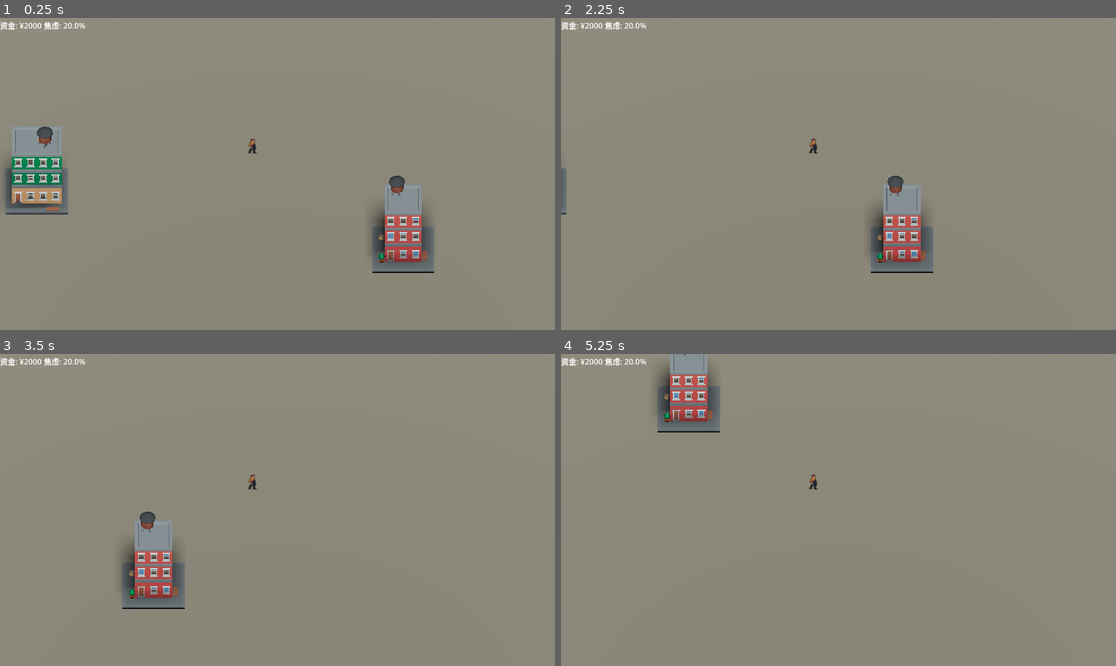
Above: before the commit, frames 1-4 (two rows, left to right).
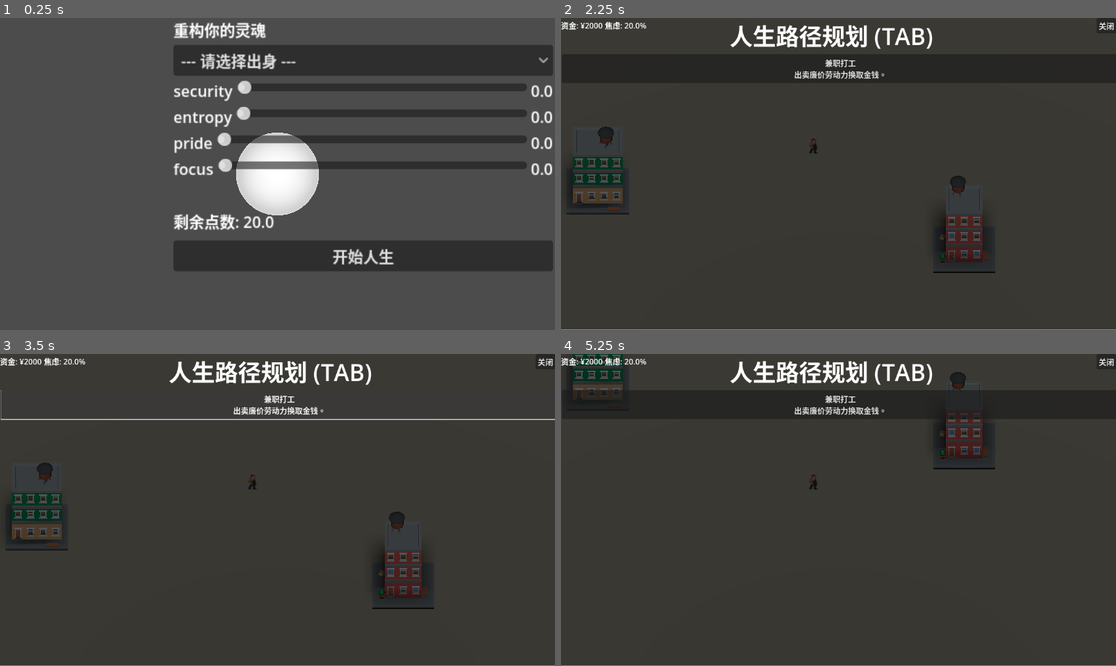
Above: after the commit, the same moments.

Repository: robertzq/project-refactor
Game: Godot game, scene res://_Scenes/Scene_SoulSculpt.tscn
Same seed, same stepped clock (60 frames per second), same inputs: the game is played once before the commit and once after it. Before the commit the project starts from res://_Scenes/MainWorld.tscn.
Inputs (mouse positions are in pixels of both pictures, inside the frame that each line leads up to):
- Up to frame 1 (0.25 s): no input
- Up to frame 2 (2.25 s): click (921, 61) at 0.5 s, where only the run after the commit has a clickable "--- 请选择出身 ---"; click (921, 255) at 1.25 s, where only the run after the commit has a clickable "开始人生"; tap Enter at 2 s; hold Right (ui_right) from 2.03 s (still down); hold Tab (ui_focus_next) from 2.03 s (still down)
- Up to frame 3 (3.5 s): release Right (ui_right) at 2.75 s; release Tab (ui_focus_next) at 2.75 s; click (277, 403) at 2.75 s, where only the run after the commit has a clickable "兼职打工 出卖廉价劳动力换取金钱。"
- Up to frame 4 (5.25 s): click (1104, 360) at 3.5 s, where only the run after the commit has a clickable "关闭"; tap Space at 4.25 s; hold Down (ui_down) 4.28-5.03 s; tap Tab (ui_focus_next) at 4.35 s; hold Right (ui_right) from 5.03 s (still down); hold Tab (ui_focus_next) from 5.03 s (still down)

The runs differ from the first frame. In frame 1, 98% of the frame differs, in the area x 0-100%, y 0-100%; in frame 2, 99%; in frame 3, 99%; in frame 4, 99%.

Commit message:
加入灵魂捏脸雏形，人生性格职业路线，还有发展树

Diff:
--- a/_Autoload/Global.gd
+++ b/_Autoload/Global.gd
@@ -14,6 +14,94 @@
 # --- 事件数据库 ---
 # 结构: { "事件ID": { name, type, desc... } }
 var event_db = {}
+# 核心灵魂属性 (0-10)
+var soul_stats = {
+	"security": 3,  # 安全感: 决定抗压能力
+	"entropy": 3,   # 信息熵: 决定视野广度
+	"pride": 5,     # 自尊: 决定精神杠杆
+	"focus": 5      # 执行力: 决定长线效率
+}
+# --- 迷雾树配置 (Life Path Tree) ---
+# visibility_req: 解锁视野需要的属性阈值
+#   - entropy: 信息熵 (见世面)
+#   - security: 安全感 (兜底能力)
+# cost: 执行需要的资源 (比如钱/沉淀值)
+
+var life_path_db = {
+	"part_time": {
+		"name": "兼职打工",
+		"desc": "出卖廉价劳动力换取金钱。",
+		"type": "work",
+		"req_entropy": 0,   # 谁都知道能打工
+		"req_security": 0,
+		"status": "unlocked" # 默认解锁
+	},
+	"postgrad": {
+		"name": "国内考研",
+		"desc": "千军万马过独木桥，延缓就业压力。",
+		"type": "study",
+		"req_entropy": 2,   # 稍微有点认知就知道考研
+		"req_security": 3,  # 需要一点家里支持(不能马上工作)
+		"status": "locked"
+	},
+	"study_abroad": {
+		"name": "出国留学",
+		"desc": "去看看外面的世界。需要极高的认知和家底。",
+		"type": "study",
+		"req_entropy": 8,   # 【高门槛】没见过世面的人根本想不到这条路
+		"req_security": 6,  # 【高门槛】没钱不敢想
+		"status": "locked"
+	},
+	"startup": {
+		"name": "休学创业",
+		"desc": "九死一生的赌博。要么财富自由，要么负债累累。",
+		"type": "risk",
+		"req_entropy": 5,
+		"req_security": 9,  # 【极高门槛】只有输得起的人才敢看这条路
+		"status": "locked"
+	},
+	"gap_year": {
+		"name": "间隔年 (Gap Year)",
+		"desc": "停下来，去流浪，去寻找自我。",
+		"type": "special",
+		"req_entropy": 9,   # 极高认知：意识到人生不是轨道而是旷野
+		"req_security": 5,
+		"status": "locked"
+	}
+}
+
+# 辅助函数：计算节点的可见性
+# 返回: 0=隐形(Invisible), 1=模糊(Blurred), 2=清晰(Clear)
+func check_path_visibility(path_id: String) -> int:
+	var node = life_path_db[path_id]
+	var score = 0
+
+	# 检查信息熵 (视野)
+	if soul_stats["entropy"] >= node["req_entropy"]:
+		score += 1
+	# 检查安全感 (胆量)
+	if soul_stats["security"] >= node["req_security"]:
+		score += 1
+
+	# 特殊逻辑：如果已经解锁了，就保持清晰
+	if node["status"] == "unlocked":
+		return 2
+
+	return score
+# 初始点数池
+const MAX_SOUL_POINTS = 20
+
+# 职业/出身预设 (Elden Ring 风格)
+var origins = {
+	"做题家": {"security": 2, "entropy": 1, "pride": 5, "focus": 10},
+	"野蛮人": {"security": 8, "entropy": 3, "pride": 2, "focus": 5},
+	"书香门第": {"security": 2, "entropy": 9, "pride": 8, "focus": 3},
+	"无用之人": {"security": 5, "entropy": 5, "pride": 5, "focus": 5}
+}
+
+# 辅助：重置属性
+func set_soul_stats(new_stats: Dictionary):
+	soul_stats = new_stats.duplicate()
 
 # --- 初始化 ---
 func _ready():
--- a/_Scenes/MainWorld.tscn
+++ b/_Scenes/MainWorld.tscn
@@ -1,14 +1,18 @@
-[gd_scene load_steps=7 format=3 uid="uid://dxc4kb3dx6kg5"]
+[gd_scene load_steps=8 format=3 uid="uid://dxc4kb3dx6kg5"]
 
 [ext_resource type="MeshLibrary" uid="uid://ie640u0xdaco" path="res://my_tiles.tres" id="1_0wt7h"]
 [ext_resource type="Script" uid="uid://jwuidsopn8jt" path="res://_Scripts/main_world.gd" id="1_pt4xt"]
 [ext_resource type="PackedScene" uid="uid://d3hvkomi6qf3v" path="res://_Scenes/Player.tscn" id="2_b8oha"]
+[ext_resource type="PackedScene" uid="uid://lu14ckl0jr3s" path="res://_Scenes/UI_LifePath.tscn" id="2_ugwwi"]
 [ext_resource type="PackedScene" uid="uid://tv4cm1lv1vpr" path="res://_Scenes/Building_Lib.tscn" id="3_e2qk1"]
 [ext_resource type="PackedScene" uid="uid://drny7bgdvsesv" path="res://_Scenes/Building_Dorm.tscn" id="4_b4a7i"]
 [ext_resource type="PackedScene" uid="uid://dr5mmjbw58np1" path="res://_Scenes/UI_Event.tscn" id="6_ugwwi"]
 
 [node name="Node3D" type="Node3D"]
 script = ExtResource("1_pt4xt")
+
+[node name="CanvasLayer" parent="." instance=ExtResource("2_ugwwi")]
+process_mode = 3
 
 [node name="GridMap" type="GridMap" parent="."]
 mesh_library = ExtResource("1_0wt7h")
--- /dev/null
+++ b/_Scenes/Scene_SoulSculpt.tscn
@@ -0,0 +1,156 @@
+[gd_scene load_steps=6 format=3 uid="uid://chi75c5ggirj7"]
+
+[ext_resource type="Script" uid="uid://6b0tfex0e5ec" path="res://_Scripts/scene_soul_sculpt.gd" id="1_m08go"]
+
+[sub_resource type="Environment" id="Environment_cusrc"]
+background_mode = 3
+glow_enabled = true
+
+[sub_resource type="StandardMaterial3D" id="StandardMaterial3D_m08go"]
+emission_enabled = true
+
+[sub_resource type="SphereMesh" id="SphereMesh_m08go"]
+
+[sub_resource type="StandardMaterial3D" id="StandardMaterial3D_n3mfm"]
+emission_enabled = true
+
+[node name="Scene_SoulSculpt" type="Node3D"]
+script = ExtResource("1_m08go")
+
+[node name="WorldEnvironment" type="WorldEnvironment" parent="."]
+environment = SubResource("Environment_cusrc")
+
+[node name="DirectionalLight3D" type="DirectionalLight3D" parent="WorldEnvironment"]
+
+[node name="MeshInstance3D" type="MeshInstance3D" parent="."]
+material_override = SubResource("StandardMaterial3D_m08go")
+mesh = SubResource("SphereMesh_m08go")
+surface_material_override/0 = SubResource("StandardMaterial3D_n3mfm")
+
+[node name="CanvasLayer" type="CanvasLayer" parent="."]
+
+[node name="Control" type="Control" parent="CanvasLayer"]
+layout_mode = 3
+anchors_preset = 11
+anchor_left = 1.0
+anchor_right = 1.0
+anchor_bottom = 1.0
+offset_left = -792.0
+offset_right = -792.0
+grow_horizontal = 0
+grow_vertical = 2
+mouse_filter = 2
+
+[node name="Panel" type="Panel" parent="CanvasLayer/Control"]
+layout_mode = 1
+anchors_preset = 11
+anchor_left = 1.0
+anchor_right = 1.0
+anchor_bottom = 1.0
+grow_horizontal = 0
+grow_vertical = 2
+scale = Vector2(2, 2)
+
+[node name="VBox" type="VBoxContainer" parent="CanvasLayer/Control/Panel"]
+layout_mode = 0
+offset_right = 394.0
+offset_bottom = 360.0
+
+[node name="Label" type="Label" parent="CanvasLayer/Control/Panel/VBox"]
+layout_mode = 2
+text = "重构你的灵魂"
+
+[node name="OptionButton" type="OptionButton" parent="CanvasLayer/Control/Panel/VBox"]
+layout_mode = 2
+item_count = 1
+popup/item_0/id = 0
+
+[node name="SecurityRow" type="HBoxContainer" parent="CanvasLayer/Control/Panel/VBox"]
+layout_mode = 2
+
+[node name="NameLabel" type="Label" parent="CanvasLayer/Control/Panel/VBox/SecurityRow"]
+layout_mode = 2
+text = "security"
+horizontal_alignment = 2
+
+[node name="SecuritySlider" type="HSlider" parent="CanvasLayer/Control/Panel/VBox/SecurityRow"]
+unique_name_in_owner = true
+layout_mode = 2
+size_flags_horizontal = 3
+
+[node name="ValueLabel" type="Label" parent="CanvasLayer/Control/Panel/VBox/SecurityRow"]
+layout_mode = 2
+text = "0"
+
+[node name="EntropyRow" type="HBoxContainer" parent="CanvasLayer/Control/Panel/VBox"]
+layout_mode = 2
+
+[node name="NameLabel" type="Label" parent="CanvasLayer/Control/Panel/VBox/EntropyRow"]
+layout_mode = 2
+text = "entropy"
+horizontal_alignment = 2
+
+[node name="EntropySlider" type="HSlider" parent="CanvasLayer/Control/Panel/VBox/EntropyRow"]
+unique_name_in_owner = true
+layout_mode = 2
+size_flags_horizontal = 3
+
+[node name="ValueLabel" type="Label" parent="CanvasLayer/Control/Panel/VBox/EntropyRow"]
+layout_mode = 2
+text = "0"
+
+[node name="PrideRow" type="HBoxContainer" parent="CanvasLayer/Control/Panel/VBox"]
+layout_mode = 2
+
+[node name="NameLabel" type="Label" parent="CanvasLayer/Control/Panel/VBox/PrideRow"]
+layout_mode = 2
+text = "pride"
+horizontal_alignment = 2
+
+[node name="PrideSlider" type="HSlider" parent="CanvasLayer/Control/Panel/VBox/PrideRow"]
+unique_name_in_owner = true
+layout_mode = 2
+size_flags_horizontal = 3
+
+[node name="ValueLabel" type="Label" parent="CanvasLayer/Control/Panel/VBox/PrideRow"]
+layout_mode = 2
+text = "0"
+
+[node name="FocusRow" type="HBoxContainer" parent="CanvasLayer/Control/Panel/VBox"]
+layout_mode = 2
+
+[node name="NameLabel" type="Label" parent="CanvasLayer/Control/Panel/VBox/FocusRow"]
+layout_mode = 2
+text = "focus"
+
+[node name="FocusSlider" type="HSlider" parent="CanvasLayer/Control/Panel/VBox/FocusRow"]
+unique_name_in_owner = true
+layout_mode = 2
+size_flags_horizontal = 3
+
+[node name="ValueLabel" type="Label" parent="CanvasLayer/Control/Panel/VBox/FocusRow"]
+layout_mode = 2
+text = "0"
+
+[node name="PointsLabel" type="Label" parent="CanvasLayer/Control/Panel/VBox"]
+layout_mode = 2
+
+[node name="RemainPointsLabel" type="Label" parent="CanvasLayer/Control/Panel/VBox"]
+layout_mode = 2
+
+[node name="RichTextLabel" type="RichTextLabel" parent="CanvasLayer/Control/Panel/VBox"]
+layout_mode = 2
+text = "0"
+
+[node name="StartButton" type="Button" parent="CanvasLayer/Control/Panel/VBox"]
+layout_mode = 2
+text = "开始人生"
+
+[node name="Camera3D" type="Camera3D" parent="."]
+transform = Transform3D(1, 0, 0, 0, 1, 0, 0, 0, 1, 0, 0, 2.5)
+
+[connection signal="value_changed" from="CanvasLayer/Control/Panel/VBox/SecurityRow/SecuritySlider" to="." method="_on_slider_changed"]
+[connection signal="value_changed" from="CanvasLayer/Control/Panel/VBox/EntropyRow/EntropySlider" to="." method="_on_slider_changed"]
+[connection signal="value_changed" from="CanvasLayer/Control/Panel/VBox/PrideRow/PrideSlider" to="." method="_on_slider_changed"]
+[connection signal="value_changed" from="CanvasLayer/Control/Panel/VBox/FocusRow/FocusSlider" to="." method="_on_slider_changed"]
+[connection signal="pressed" from="CanvasLayer/Control/Panel/VBox/StartButton" to="." method="_on_start_button_pressed"]
--- /dev/null
+++ b/_Scenes/UI_LifePath.tscn
@@ -0,0 +1,61 @@
+[gd_scene load_steps=3 format=3 uid="uid://lu14ckl0jr3s"]
+
+[ext_resource type="Script" uid="uid://cjycr0ihfhca4" path="res://_Scripts/UI_LifePath.gd" id="1_yfh54"]
+
+[sub_resource type="LabelSettings" id="LabelSettings_wyyp5"]
+font_size = 48
+
+[node name="CanvasLayer" type="CanvasLayer"]
+script = ExtResource("1_yfh54")
+
+[node name="Control" type="Control" parent="."]
+layout_mode = 3
+anchors_preset = 15
+anchor_right = 1.0
+anchor_bottom = 1.0
+grow_horizontal = 2
+grow_vertical = 2
+
+[node name="ColorRect" type="ColorRect" parent="Control"]
+layout_mode = 0
+offset_right = 1161.0
+offset_bottom = 646.0
+color = Color(0, 0, 0, 0.5882353)
+
+[node name="Label" type="Label" parent="Control"]
+layout_mode = 0
+offset_left = 350.0
+offset_right = 772.0
+offset_bottom = 69.0
+text = "人生路径规划 (TAB)"
+label_settings = SubResource("LabelSettings_wyyp5")
+horizontal_alignment = 1
+
+[node name="ScrollContainer" type="ScrollContainer" parent="Control"]
+layout_mode = 1
+anchors_preset = -1
+anchor_left = 0.002
+anchor_top = 0.116000004
+anchor_right = 0.002
+anchor_bottom = 0.116000004
+offset_left = -0.30400014
+offset_top = -0.16799927
+offset_right = 1156.696
+offset_bottom = 430.832
+grow_horizontal = 2
+grow_vertical = 2
+
+[node name="PathList" type="VBoxContainer" parent="Control/ScrollContainer"]
+layout_mode = 2
+size_flags_horizontal = 3
+size_flags_vertical = 3
+
+[node name="Button" type="Button" parent="Control"]
+layout_mode = 1
+anchors_preset = 1
+anchor_left = 1.0
+anchor_right = 1.0
+offset_left = -40.0
+offset_bottom = 31.0
+grow_horizontal = 0
+text = "关闭"
--- /dev/null
+++ b/_Scripts/UI_LifePath.gd
@@ -0,0 +1,70 @@
+extends CanvasLayer
+
+@onready var path_list = $Control/ScrollContainer/PathList # 路径要对
+@onready var root_control = $Control
+
+func _ready():
+	# 默认隐藏
+	visible = false
+	root_control.visible = false
+
+func _input(event):
+	# 监听 TAB 键开关界面
+	if event.is_action_pressed("ui_focus_next"): # TAB 键默认映射
+		toggle_ui()
+
+func toggle_ui():
+	visible = !visible
+	root_control.visible = visible
+
+	if visible:
+		refresh_tree()
+		# 暂停游戏，给玩家思考时间
+		get_tree().paused = true
+	else:
+		get_tree().paused = false
+
+func refresh_tree():
+	# 1. 清空旧按钮
+	for child in path_list.get_children():
+		child.queue_free()
+
+	# 2. 遍历 Global 里的配置，生成按钮
+	for id in Global.life_path_db:
+		var config = Global.life_path_db[id]
+		var visibility = Global.check_path_visibility(id)
+
+		# === 核心：迷雾渲染逻辑 ===
+
+		# 情况 A: 隐形 (Invisible) -> 根本不生成按钮
+		# 比如穷人看不见“创业”
+		if visibility == 0:
+			continue
+
+		var btn = Button.new()
+		# 稍微设置一下最小高度，防止字挤在一起
+		btn.custom_minimum_size = Vector2(0, 60)
+
+		# 情况 B: 模糊 (Blurred) -> 能看见，但不知道是啥
+		# 比如知道有“出国”这回事，但条件不够
+		if visibility == 1:
+			btn.text = "??? (未知的道路)"
+			btn.disabled = true
+			# 给他一点提示（诛心时刻）
+			btn.tooltip_text = "你的[认知]或[安全感]不足以看清这条路。\n去图书馆读书，或者多存点钱吧。"
+
+			# 视觉上弄成灰色
+			btn.modulate = Color(0.5, 0.5, 0.5, 0.8)
+
+		# 情况 C: 清晰 (Clear) -> 可以点击规划
+		elif visibility == 2:
+			btn.text = config["name"] + "\n" + config["desc"]
+			btn.disabled = false
+			# 绑定点击事件 (以后做月度规划用)
+			btn.pressed.connect(_on_path_selected.bind(id))
+
+		path_list.add_child(btn)
+
+func _on_path_selected(path_id):
+	print("玩家选择了路径: ", path_id)
+	# 这里以后接月度规划系统
--- /dev/null
+++ b/_Scripts/scene_soul_sculpt.gd
@@ -0,0 +1,202 @@
+extends Node3D
+
+# --- 1. 节点引用 (使用唯一名称 %，最稳妥) ---
+# 请确保你在场景里把对应节点右键设为 "Access as Unique Name"
+@onready var sliders = {
+	"security": %SecuritySlider,
+	"entropy":  %EntropySlider,
+	"pride":    %PrideSlider,
+	"focus":    %FocusSlider
+}
+
+# 对应的数值标签 (也请设为唯一名称，或者检查路径是否正确)
+# 假设你的结构是 HBox -> [NameLabel, Slider, ValueLabel]
+# 这里的路径必须和你实际场景一致！如果不一致，请修改这里！
+@onready var value_labels = {
+	"security": %SecuritySlider.get_parent().get_node("ValueLabel"),
+	"entropy":  %EntropySlider.get_parent().get_node("ValueLabel"),
+	"pride":    %PrideSlider.get_parent().get_node("ValueLabel"),
+	"focus":    %FocusSlider.get_parent().get_node("ValueLabel")
+}
+
+@onready var soul_mesh = $MeshInstance3D
+@onready var desc_label = $CanvasLayer/Control/Panel/VBox/RichTextLabel
+@onready var remain_points_label = $CanvasLayer/Control/Panel/VBox/RemainPointsLabel
+@onready var origin_option = $CanvasLayer/Control/Panel/VBox/OptionButton # 职业下拉框
+
+const MAX_POINTS = 20
+
+func _ready():
+	# --- A. 初始化材质 ---
+	if soul_mesh.material_override == null:
+		soul_mesh.material_override = StandardMaterial3D.new()
+	soul_mesh.material_override = soul_mesh.material_override.duplicate()
+
+	# --- B. 初始化下拉菜单 (修复问题2) ---
+	origin_option.clear()
+	origin_option.add_item("--- 请选择出身 ---", 0) # ID 0 是占位符
+	var idx = 1
+	for origin_name in Global.origins:
+		origin_option.add_item(origin_name, idx)
+		# 把名字存为元数据，方便后面取
+		origin_option.set_item_metadata(idx - 1, origin_name)
+		idx += 1
+
+	# 连接下拉菜单信号
+	origin_option.item_selected.connect(_on_origin_selected)
+
+	# --- C. 连接滑块信号 ---
+	for key in sliders:
+		var slider = sliders[key]
+		# 连接信号，当滑块拖动时触发
+		if not slider.value_changed.is_connected(_on_slider_changed):
+			slider.value_changed.connect(_on_slider_changed.unbind(1))
+
+	# 初始刷新
+	update_ui()
+
+# --- 职业选择逻辑 ---
+func _on_origin_selected(index):
+	if index == 0: return # 选了占位符
+
+	# 获取选中的职业名字
+	# 注意：get_item_text 的索引是列表索引
+	var origin_name = origin_option.get_item_text(index)
+
+	if origin_name in Global.origins:
+		var preset = Global.origins[origin_name]
+
+		# 应用数值到滑块 (这会自动触发 value_changed 信号吗？Godot里通常不会，需要手动刷新)
+		sliders["security"].value = preset["security"]
+		sliders["entropy"].value = preset["entropy"]
+		sliders["pride"].value = preset["pride"]
+		sliders["focus"].value = preset["focus"]
+
+		# 手动刷新一次界面
+		update_ui()
+		update_soul_visuals()
+
+# --- 滑块变动逻辑 ---
+func _on_slider_changed():
+	# 1. 计算当前总分
+	var current_total = 0
+	for key in sliders:
+		current_total += sliders[key].value
+
+	# 2. 检查是否超标 (修复问题3：点数变负)
+	if current_total > MAX_POINTS:
+		# 如果超标了，我们要把刚才动的那个滑块“退回去”
+		# 这里做一个简单的处理：哪个滑块导致溢出，就扣哪个
+		# 为了简化，我们只显示红色警告，阻止开始游戏即可
+		# 或者，你可以强制锁死数值（逻辑会比较复杂，先用变红警告）
+		pass
+
+	update_ui()
+	update_soul_visuals()
+
+# --- 界面更新逻辑 ---
+func update_ui():
+	var current_total = 0
+
+	# 遍历更新所有 Label (修复问题4)
+	for key in sliders:
+		var val = sliders[key].value
+		current_total += val
+
+		# 确保这里的 value_labels 字典里真的有节点
+		if value_labels.has(key) and value_labels[key] != null:
+			value_labels[key].text = str(val)
+
+	# 更新剩余点数
+	var remain = MAX_POINTS - current_total
+	remain_points_label.text = "剩余点数: " + str(remain)
+
+	if remain < 0:
+		remain_points_label.modulate = Color.RED
+		$CanvasLayer/Control/Panel/VBox/StartButton.disabled = true # 禁止开始
+		desc_label.text = "[color=red]精力透支！请减少某些属性。[/color]"
+	else:
+		remain_points_label.modulate = Color.WHITE
+		$CanvasLayer/Control/Panel/VBox/StartButton.disabled = false
+		update_description() # 如果没超标，才显示正常的性格描述
+
+func update_soul_visuals():
+	# 获取材质 (强转为 StandardMaterial3D 以便有代码提示)
+	var mat = soul_mesh.material_override as StandardMaterial3D
+
+	# 1. 获取归一化的数值 (0.0 到 1.0)
+	# 假设最大值是 10.0，避免除以零
+	var s_val = sliders["security"].value / 10.0
+	var e_val = sliders["entropy"].value / 10.0
+	var p_val = sliders["pride"].value / 10.0
+	var f_val = sliders["focus"].value / 10.0
+
+	# --- 颜色混合 (Color Mixing) ---
+	# 自尊(红), 执行力(绿), 安全感(蓝)
+	# 为了防止全0时是纯黑，给一点点基础亮度 (0.1)
+	var final_color = Color(p_val + 0.1, f_val + 0.1, s_val + 0.1)
+
+	mat.albedo_color = final_color
+
+	# --- 发光 (Emission) ---
+	# 只有当颜色足够亮时才发光
+	mat.emission_enabled = true
+	mat.emission = final_color
+	# 关键：自尊越高，光越刺眼 (Energy 从 0.5 到 3.0)
+	mat.emission_energy_multiplier = 0.5 + (p_val * 2.5)
+
+	# --- 材质质感 (PBR Properties) ---
+	# 安全感越高 -> 越光滑 (Roughness 越低)
+	# 安全感 10 -> Roughness 0.1 (像镜子)
+	# 安全感 0  -> Roughness 1.0 (像粗糙的石头)
+	mat.roughness = 1.0 - (s_val * 0.9)
+
+	# 执行力越高 -> 越像金属 (Metallic 越高)
+	# 代表一种冷酷的工具属性
+	mat.metallic = f_val
+
+	# --- 物理形态 (Transform) ---
+	# 信息熵越高 -> 球越大 (代表世界观越大)
+	# 基础大小 0.8，最大 1.4
+	var target_scale = 0.8 + (e_val * 0.6)
+
+	# 我们可以加一点点平滑过渡 (Lerp)，而不是瞬间变大
+	# 注意：在 _process 里做 lerp 最好，但在函数里直接赋值也行，MVP这就够了
+	soul_mesh.scale = Vector3.ONE * target_scale
+
+func update_description():
+	var s = sliders["security"].value
+	var e = sliders["entropy"].value
+	var p = sliders["pride"].value
+	var f = sliders["focus"].value
+
+	var text = ""
+
+	if f > 8 and e < 3:
+		text = "[color=yellow]【做题家】[/color]\n你极其擅长解决给定的问题，但从未想过问题是谁提出的。\n(考研成功率大幅上升，迷雾视野极窄)"
+	elif p > 8 and s < 3:
+		text = "[color=purple]【落魄书香】[/color]\n你宁愿饿死也不愿送外卖。你的傲骨是你唯一的资产，也是最大的负债。\n(无法从事低端兼职)"
+	elif s > 8:
+		text = "[color=green]【稳健派】[/color]\n父母给你铺好了路。你不需要冒险，因为终点就在家门口。\n(创业路径不可见)"
+	else:
+		text = "一个普通的灵魂，等待被时代的洪流重构。"
+
+	desc_label.text = text
+
+func _on_start_button_pressed():
+	# 再次检查逻辑（双重保险）
+	var total = 0
+	for key in sliders:
+		total += sliders[key].value
+
+	if total > MAX_POINTS:
+		return # 不允许开始
+
+	var final_stats = {}
+	for key in sliders:
+		final_stats[key] = sliders[key].value
+
+	Global.set_soul_stats(final_stats)
+
+	# 请确认这个路径是正确的，注意大小写！
+	get_tree().change_scene_to_file("res://_Scenes/MainWorld.tscn")
--- a/project.godot
+++ b/project.godot
@@ -11,7 +11,7 @@
 [application]
 
 config/name="project-refactor"
-run/main_scene="uid://dxc4kb3dx6kg5"
+run/main_scene="uid://chi75c5ggirj7"
 config/features=PackedStringArray("4.5", "Forward Plus")
 config/icon="res://icon.svg"
 
Binary file added: Screenshot 2025-12-18 at 16.23.47.png
Not shown, added: Screenshot 2025-12-18 at 16.23.47.png.import
Binary file added: Screenshot 2025-12-18 at 16.23.58.png
Not shown, added: Screenshot 2025-12-18 at 16.23.58.png.import
Binary file added: Screenshot 2025-12-18 at 16.24.05.png
Not shown, added: Screenshot 2025-12-18 at 16.24.05.png.import
Binary file added: Screenshot 2025-12-18 at 16.24.13.png
Not shown, added: Screenshot 2025-12-18 at 16.24.13.png.import
Not shown, added: _Scripts/UI_LifePath.gd.uid
Not shown, added: _Scripts/scene_soul_sculpt.gd.uid
Binary file added: game-math/1chapterevent.png
Not shown, added: game-math/1chapterevent.png.import
(and 13 more such lines)
